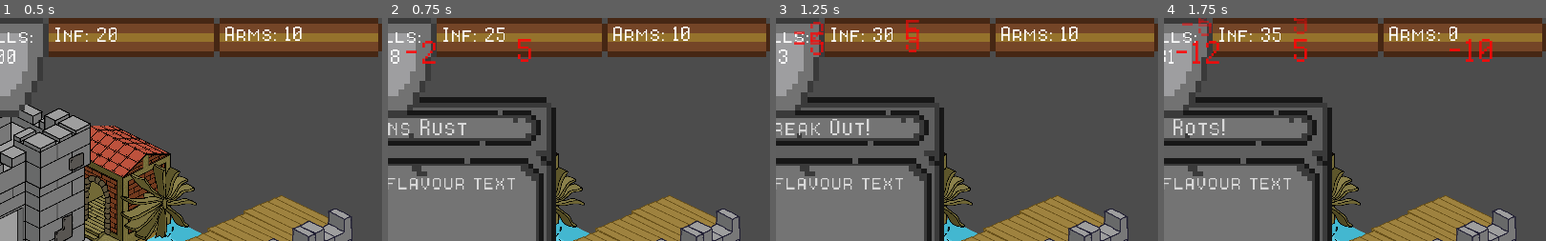
Above: before the commit, frames 1-4 (left to right).
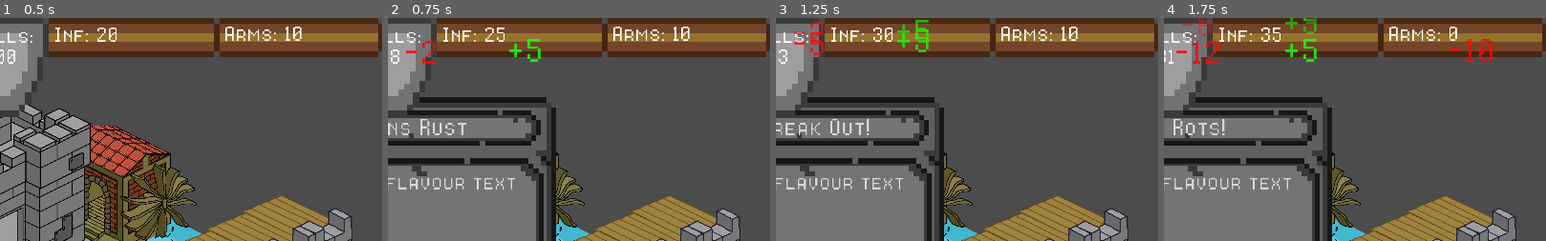
Above: after the commit, the same moments.

Repository: CapsCollective/rng-stronghold
Game: Godot game, scene res://scenes/main.tscn
The game is run twice, just before and just after one commit, with the same random seed, the same clock (stepped at 60 frames per second) and the same inputs.
Inputs (mouse positions are % of the whole screen's width and height, from its top left):
- Up to frame 1 (0.5 s): no input
- Up to frame 2 (0.75 s): tap Enter (ui_accept) at 0.5 s; move the mouse to (67, 39) at 0.52 s; press the mouse at (67, 39) at 0.53 s
- Up to frame 3 (1.25 s): tap Enter (ui_accept) at 0.77 s
- Up to frame 4 (1.75 s): move the mouse to (43, 36) at 1.27 s; release the mouse at (43, 36) at 1.28 s; right-click (43, 36) at 1.35 s; click (43, 36) at 1.42 s; tap Enter (ui_accept) at 1.52 s
The pictures show only the part of the screen within x 50-100%, y 0-50%; the shares and areas given below are measured in that part.

Frame 1 is identical in both runs. In frame 2, 0.4% of the frame differs, in the area x 31-40%, y 9-20%; in frame 3, 0.7%; in frame 4, 0.7%, in the area x 31-40%, y 0-20%.

Commit message:
Made update labels reflect positive values in colour and sign

Diff:
--- a/scripts/resource_bar.gd
+++ b/scripts/resource_bar.gd
@@ -32,6 +32,9 @@
 
 func display_label(resource_label, amount):
 	var negation_label = negation_label_scene.instance()
+	if !amount.begins_with("-"):
+		amount = "+" + amount
+		negation_label.modulate = Color(0.0980392, 1, 0.0235294, 1)
 	negation_label.set_text(amount)
 	negation_label.position = resource_label.get_global_transform().get_origin() + resource_label.get_size()/2
 	$"../".add_child(negation_label)
